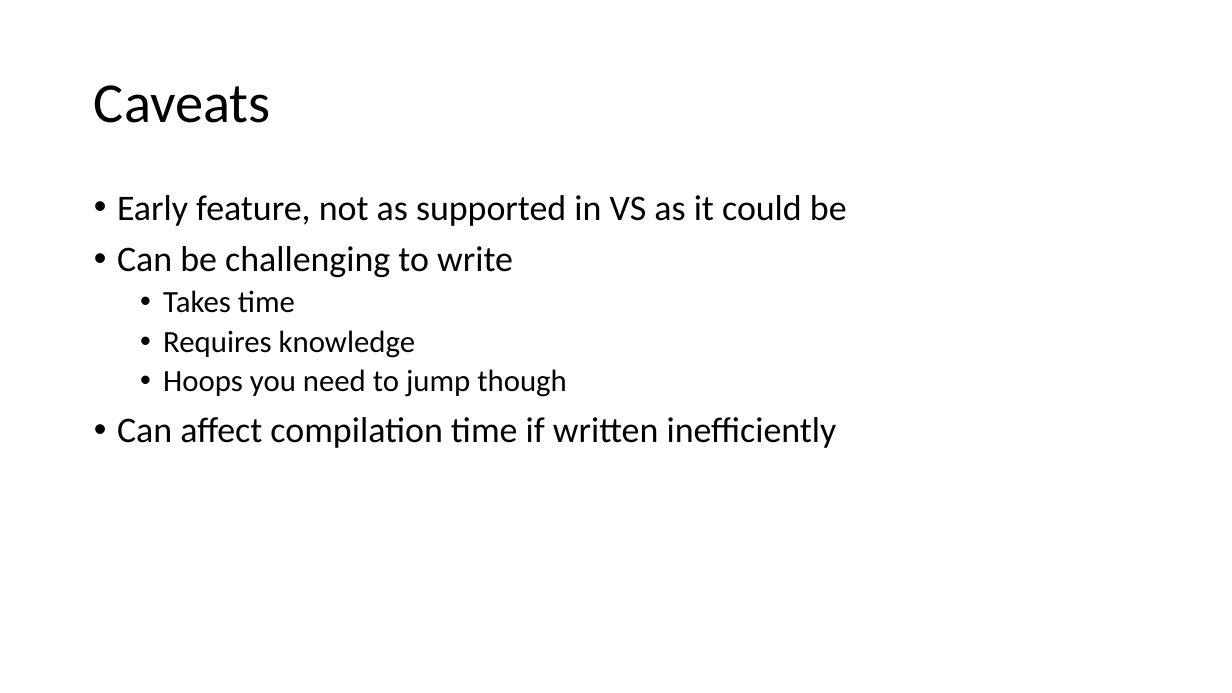
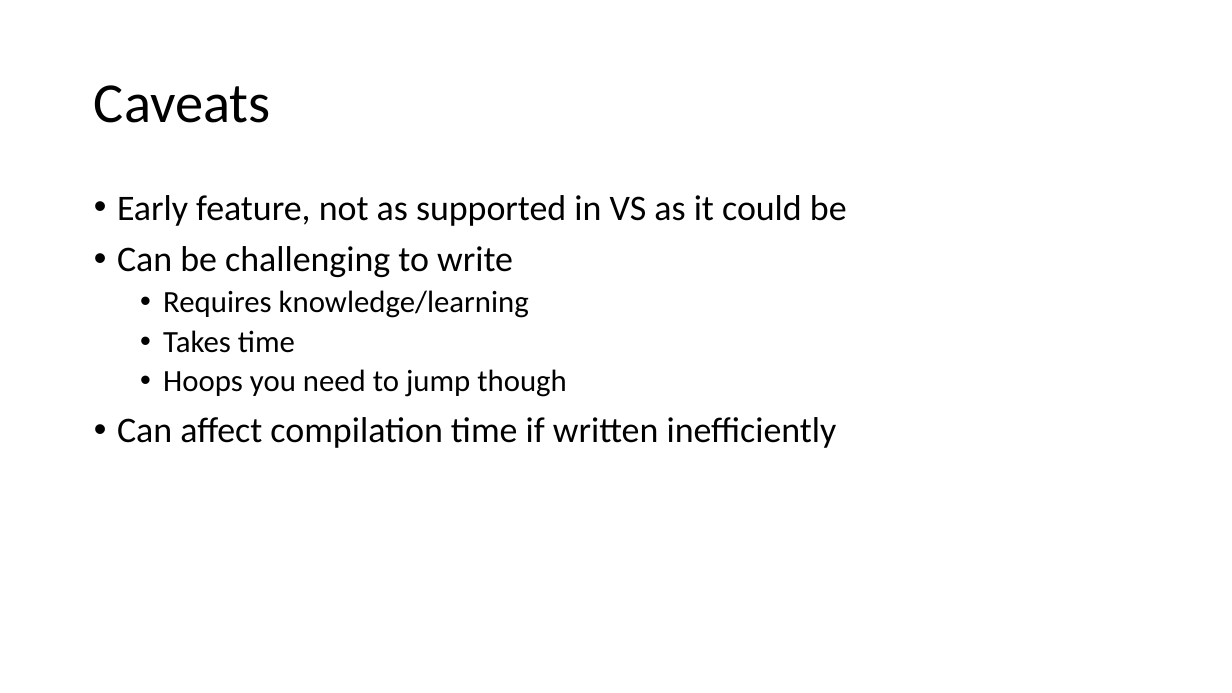
Before and after one commit to bharrison44/source-generator-demo, a slide deck: slide 6 of Source Generators.pptx. Drawn at 1232x693 pixels with LibreOffice and Linux fonts; fonts in the diff are those of the drawing. Boxes give left, top, right and bottom in pixels: in the first picture for what was removed or moved away, otherwise in the second. Text is boxed around its words. In the diff, an @@ line names an element or a change of style, - is before the commit and + after.

```diff
--- a/Source Generators.pptx
+++ b/Source Generators.pptx
@@ text at (x1=163, y1=290, x2=529, y2=318): paragraph added @@
+  • Requires knowledge/learning
@@ text at (x1=163, y1=330, x2=415, y2=358): paragraph removed @@
-  • Requires knowledge
```
Also in this commit, not shown: 2 other slides changed, 1 other file.
